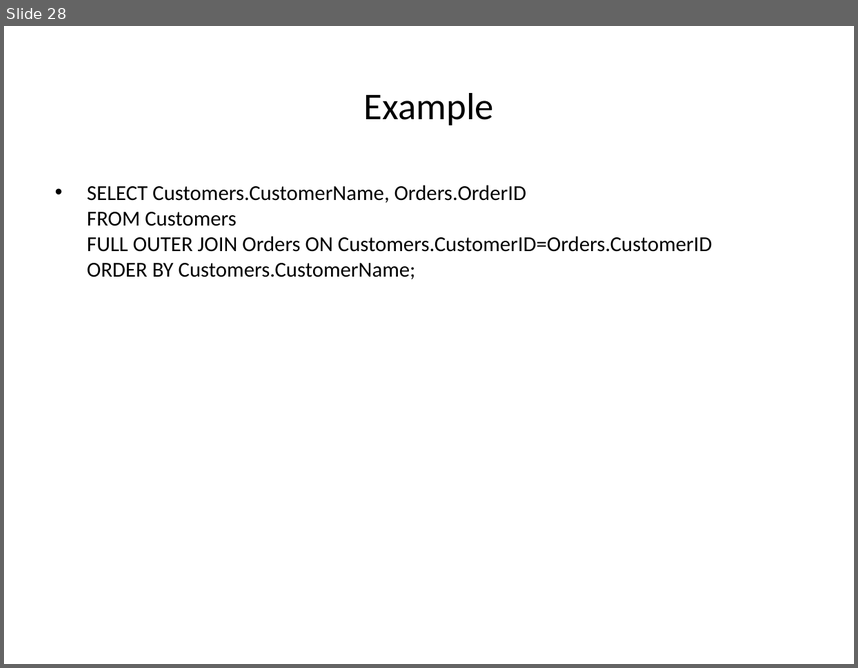
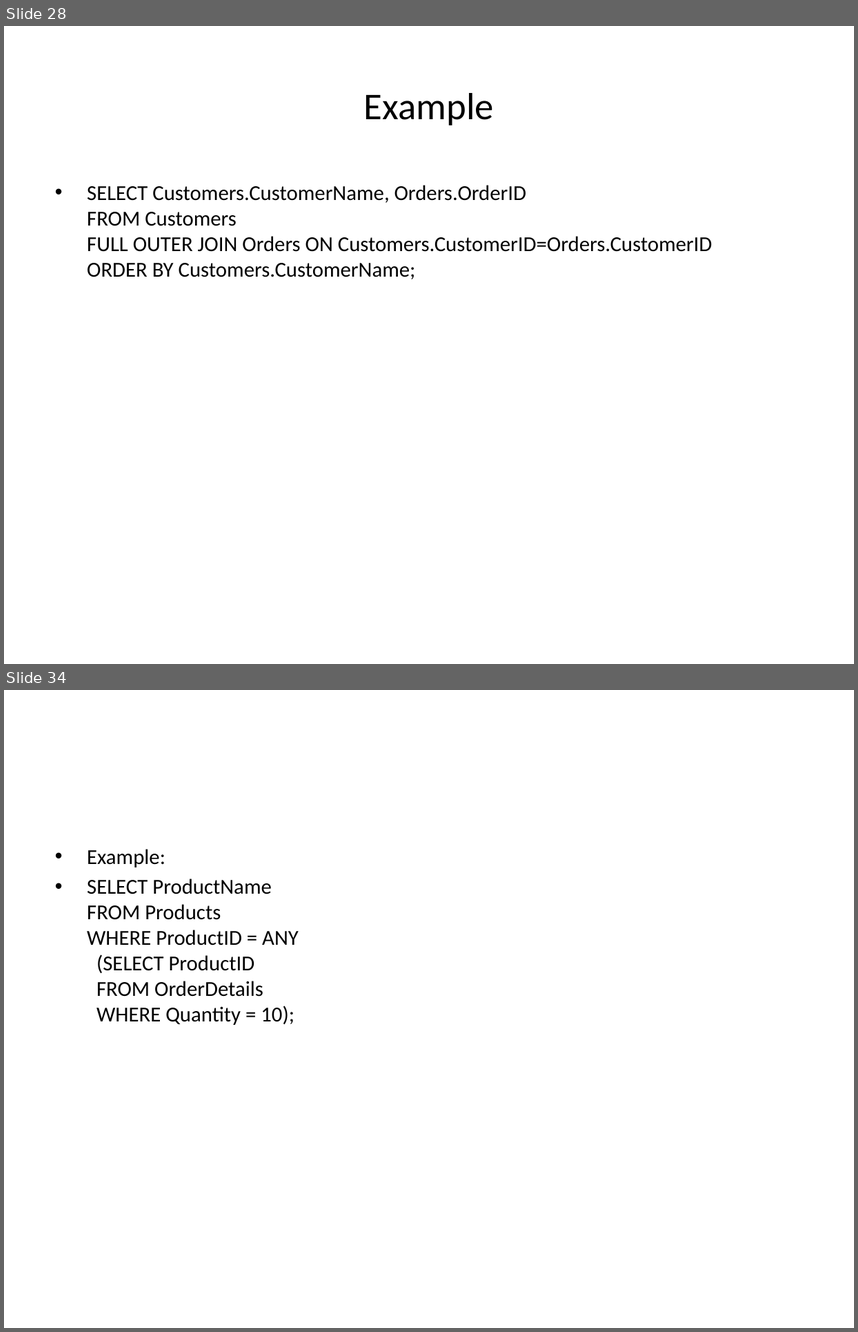
Before and after one commit to goudp4959/Oracle, a slide deck: SQL-latest.pptx. Shown one above the other, each under a label of ours: slide 28 before the commit, slides 28 and 34 after it; the slides between them are not shown. The pictures are 858x668 and 858x1332 pixels, drawn with LibreOffice and Linux fonts; fonts in the diff are those of the drawing. Boxes give left, top, right and bottom in pixels: in the first picture for what was removed or moved away, otherwise in the second. Text is boxed around its words. In the diff, an @@ line names an element or a change of style, - is before the commit and + after.

```diff
--- a/SQL-latest.pptx
+++ b/SQL-latest.pptx
@@ slide 34 added at [4, 690, 854, 1328], background #FFFFFF @@
@@ text added at [87, 849, 299, 1025], 18 pt, text #000000 @@
+• Example:
+• SELECT ProductName
+  FROM Products
+  WHERE ProductID = ANY
+  (SELECT ProductID
+  FROM OrderDetails
+  WHERE Quantity = 10);
```
Also in this commit, not shown: 7 other slides added.
